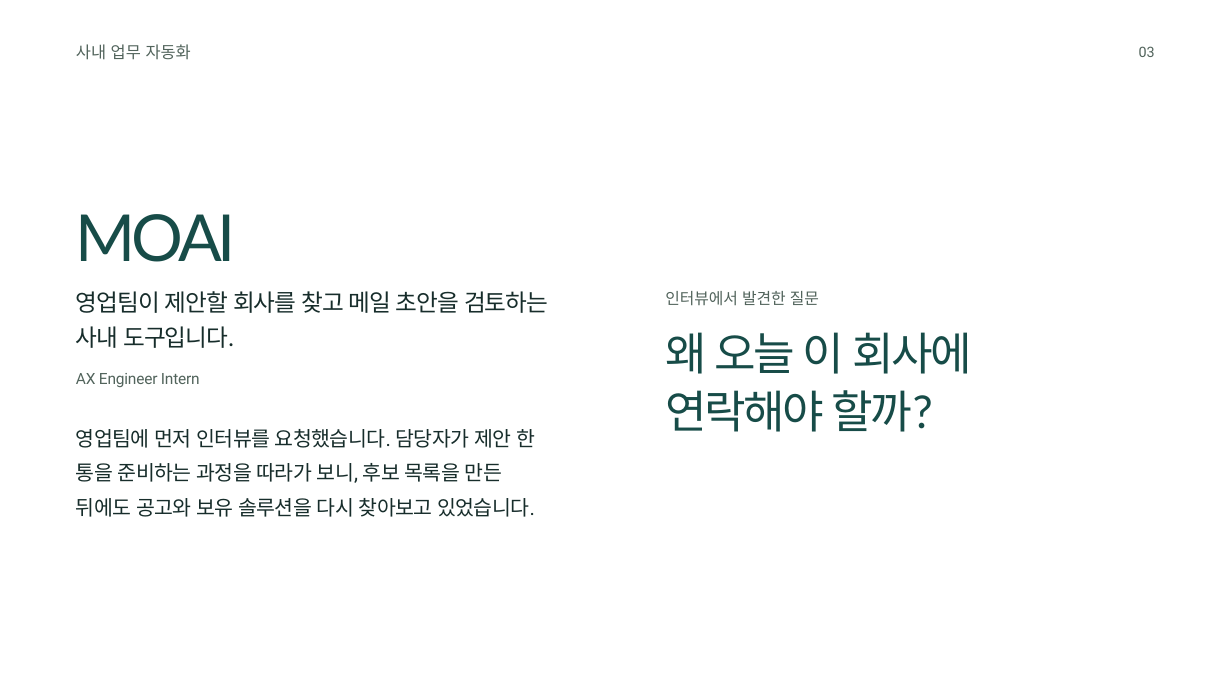
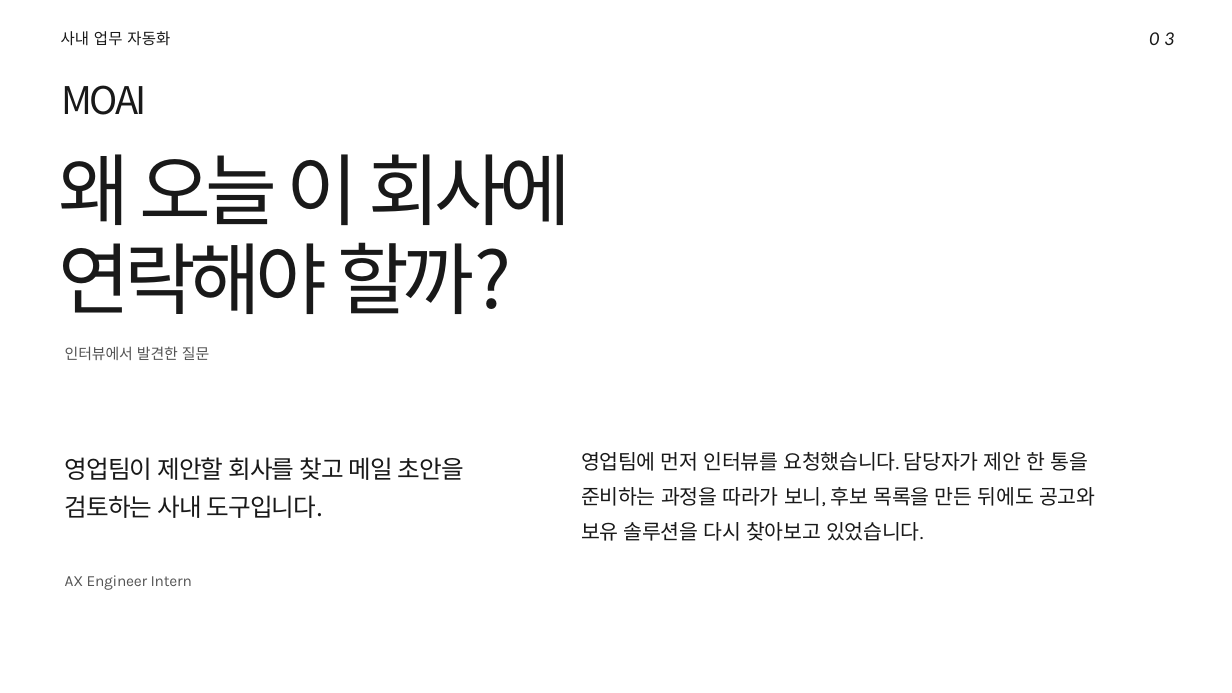
Before and after one commit to kgr0831/kgr0831.github.io, a slide deck: slide 3 of portfolio/pearlabyss/portfolio.pptx. Drawn at 1232x693 pixels with LibreOffice and Linux fonts; fonts in the diff are those of the drawing; background and template pictures are left out. Boxes give left, top, right and bottom in pixels: in the first picture for what was removed or moved away, otherwise in the second. Text is boxed around its words. In the diff, an @@ line names an element or a change of style, - is before the commit and + after.

```diff
--- a/portfolio/pearlabyss/portfolio.pptx
+++ b/portfolio/pearlabyss/portfolio.pptx
@@ text "03" moved from (x1=1139, y1=46, x2=1155, y2=57) to (x1=1149, y1=32, x2=1174, y2=45) @@
@@ text "03" at (x1=1149, y1=32, x2=1174, y2=45): size 10.5 to 14.2 pt, font Roboto to Calibri, text colour #52645C to #191919, letter spacing 0 to 3.6 pt, italic on @@
@@ text "사내 업무 자동화" moved from (x1=76, y1=44, x2=191, y2=60) to (x1=61, y1=31, x2=170, y2=46) @@
@@ text "사내 업무 자동화" at (x1=61, y1=31, x2=170, y2=46): size 12 to 11.2 pt, font Lato to Karla, text colour #52645C to #191919, letter spacing 0 to 0.2 pt @@
@@ text "MOAI" moved from (x1=76, y1=214, x2=236, y2=262) to (x1=62, y1=85, x2=147, y2=115) @@
@@ text "MOAI" at (x1=62, y1=85, x2=147, y2=115): size 47.2 to 27.8 pt, font Lato to Noto Sans CJK KR, text colour #174C48 to #191919, letter spacing -3 to -1.9 pt @@
@@ text "왜 오늘 이 회사에" moved from (x1=665, y1=332, x2=972, y2=374) to (x1=59, y1=154, x2=571, y2=225) @@
@@ text "왜 오늘 이 회사에" at (x1=59, y1=154, x2=571, y2=225): size 33 to 57 pt, font Lato to Noto Sans CJK KR, text colour #174C48 to #191919, letter spacing -1.8 to -4.5 pt @@
@@ text "연락해야 할까?" at (x1=59, y1=242, x2=511, y2=314): size 33 to 57 pt, font Lato to Noto Sans CJK KR, text colour #174C48 to #191919, letter spacing -1.8 to -4.5 pt @@
@@ text "연락해야 할까?" moved from (x1=665, y1=390, x2=933, y2=432) to (x1=59, y1=242, x2=511, y2=314) @@
@@ text "인터뷰에서 발견한 질문" moved from (x1=665, y1=291, x2=819, y2=306) to (x1=65, y1=346, x2=209, y2=360) @@
@@ text "인터뷰에서 발견한 질문" at (x1=65, y1=346, x2=209, y2=360): size 11.6 to 10.9 pt, font Roboto to Karla, text colour #52645C to #545454 @@
@@ text at (x1=65, y1=457, x2=464, y2=480): text changed; size 17.2 to 18 pt; font Lato to Noto Sans CJK KR; text colour #172D2B to #191919 @@
-영업팀이 제안할 회사를 찾고 메일 초안을 검토하는
+영업팀이 제안할 회사를 찾고 메일 초안을
@@ text at (x1=581, y1=452, x2=1089, y2=471): text changed; font Roboto to Karla; text colour #172D2B to #191919 @@
-영업팀에 먼저 인터뷰를 요청했습니다. 담당자가 제안 한
+영업팀에 먼저 인터뷰를 요청했습니다. 담당자가 제안 한 통을
@@ text at (x1=65, y1=495, x2=323, y2=518): text changed; size 17.2 to 18 pt; font Lato to Noto Sans CJK KR; text colour #172D2B to #191919 @@
-사내 도구입니다.
+검토하는 사내 도구입니다.
@@ text at (x1=581, y1=487, x2=1095, y2=506): text changed; font Roboto to Karla; text colour #172D2B to #191919 @@
-통을 준비하는 과정을 따라가 보니, 후보 목록을 만든
+준비하는 과정을 따라가 보니, 후보 목록을 만든 뒤에도 공고와
@@ text at (x1=581, y1=522, x2=923, y2=541): text changed; font Roboto to Karla; text colour #172D2B to #191919 @@
-뒤에도 공고와 보유 솔루션을 다시 찾아보고 있었습니다.
+보유 솔루션을 다시 찾아보고 있었습니다.
@@ text "AX Engineer Intern" moved from (x1=76, y1=373, x2=200, y2=387) to (x1=65, y1=575, x2=192, y2=590) @@
@@ text "AX Engineer Intern" at (x1=65, y1=575, x2=192, y2=590): font Roboto to Karla, text colour #52645C to #545454 @@
```
Also in this commit, not shown: 16 other slides changed, 6 other files.
